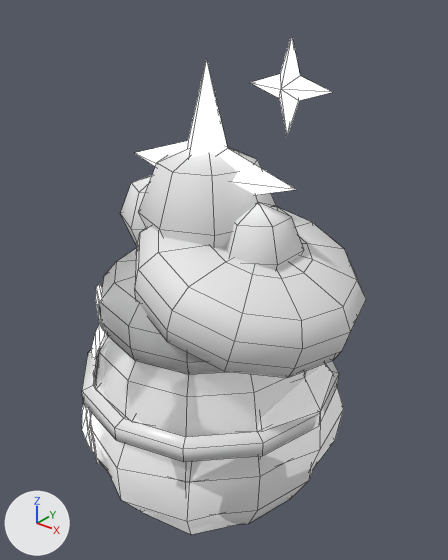
A saved change to the FBX model assets/art-source/jars/customization-jars.fbx.
One viewpoint serves both versions: a 50 mm lens placed at (1.448, -1.714, 2.031), pointed at (0.064, 0.016, 0.958). The lights are fixed; the arrows at lower left show +X, +Y and +Z. The picture after the commit comes second. Mesh edges are drawn as thin lines. Vertices at exactly the same position are counted once.

Names of what the first picture shows: 'Jar_charm__Base', 'Jar_charm__Dome', 'Jar_gloss__Topper', 'Jar_jelly__Body', 'Jar_jelly__Lid', 'Jar_matte__Body', 'Jar_matte__Topper' and 3 more.
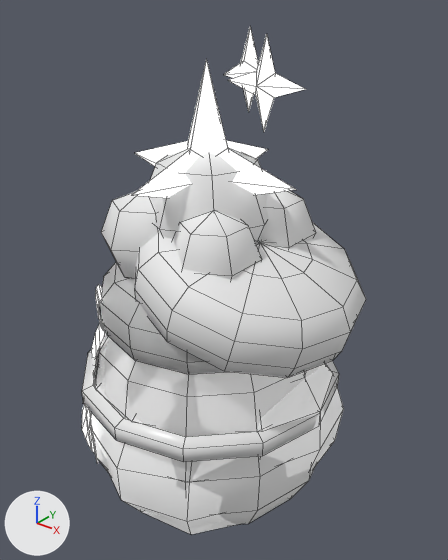
Boxes (x1, y1, x2, y2) around the edits, measured in the pictures (448 x 560 px; the box of a moved part takes in the faces that stretch with it):
'Jar_matte__Topper', reshaped (17% wider, 6% taller)
    before: (120, 147, 304, 270)
    after: (101, 148, 316, 279)
'Jar_gloss__Topper', reshaped (12% narrower, 7% taller)
    before: (135, 36, 332, 195)
    after: (132, 27, 305, 198)
part 1 of me_jar_matte__topper, moved or reshaped
    before: (120, 175, 152, 246)
    after: (260, 191, 316, 249)
part 2 of me_jar_matte__topper, moved or reshaped (not visible afterwards)
    before: (225, 202, 304, 270)
part 3 of me_jar_matte__topper, added
    after: (101, 191, 159, 278)
part 4 of me_jar_matte__topper, added
    after: (173, 211, 262, 279)
part 5 of me_jar_gloss__topper, moved or reshaped
    before: (250, 36, 332, 136)
    after: (132, 59, 268, 198)
part 6 of me_jar_gloss__topper, added
    after: (229, 34, 305, 131)
part 7 of me_jar_gloss__topper, added
    after: (224, 27, 259, 112)

Patch to the scene script:
```diff
--- a/assets/art-source/jars/customization-jars.fbx.py
+++ b/assets/art-source/jars/customization-jars.fbx.py
@@ me_jar_gloss__topper @@
 # used by ob_jar_gloss__topper; location = (0.0, 0.0, 0.0)
-me_jar_gloss__topper.from_pydata(...)  # 20 vertices, 32 faces; spans x -0.387..0.496, y -0.124..0.124, z 1.01..1.878
+me_jar_gloss__topper.from_pydata(...)  # 40 vertices, 64 faces; spans x -0.387..0.403, y -0.387..0.403, z 1.01..1.878
+# me_jar_gloss__topper part 5: the loose piece of 10 vertices spanning x 0.186..0.496, y -0.05..0.05, z 1.568..1.878 is turned 90 degrees about the z axis through its middle and scaled by 2.5, then moved by (-0.341, 0.0, -0.325)
+# me_jar_gloss__topper part 6: the loose piece of 10 vertices spanning x 0.186..0.496, y -0.05..0.05, z 1.568..1.878 is copied, and the copy is moved by (-0.093, 0.0, 0.0); it spans x 0.093..0.403, y -0.05..0.05, z 1.568..1.878
+# me_jar_gloss__topper part 7: the loose piece of 10 vertices spanning x 0.186..0.496, y -0.05..0.05, z 1.568..1.878 is copied, and the copy is turned 90 degrees about the z axis through its middle, then moved by (-0.341, 0.248, 0.0); it spans x -0.05..0.05, y 0.093..0.403, z 1.568..1.878
 me_jar_gloss__topper.materials.append(mat_jar_shine)
@@ me_jar_matte__topper @@
 # used by ob_jar_matte__topper; location = (0.0, 0.0, 0.0)
-me_jar_matte__topper.from_pydata(...)  # 66 vertices, 80 faces; spans x -0.394..0.38, y -0.264..0.264, z 0.979..1.506
+me_jar_matte__topper.from_pydata(...)  # 106 vertices, 128 faces; spans x -0.325..0.325, y -0.35..0.35, z 0.964..1.506
+# me_jar_matte__topper part 1: the loose piece of 20 vertices spanning x -0.394..-0.071, y -0.186..0.186, z 0.979..1.351 is moved by (0.397, 0.164, -0.015)
+# me_jar_matte__topper part 2: the loose piece of 20 vertices spanning x 0.085..0.38, y -0.17..0.17, z 0.979..1.32 is moved by (-0.397, 0.164, 0.0)
+# me_jar_matte__topper part 3: a new loose piece, a UV sphere (6 segments, 4 rings, poles along z) spanning x -0.325..-0.003, y -0.35..0.022, z 0.964..1.336, in mat_finish_matte (white #e7e7e7)
+# me_jar_matte__topper part 4: a new loose piece, a UV sphere (6 segments, 4 rings, poles along z) spanning x 0.017..0.312, y -0.335..0.006, z 0.979..1.32, in mat_finish_matte (white #e7e7e7)
 me_jar_matte__topper.materials.append(mat_finish_matte)
```
